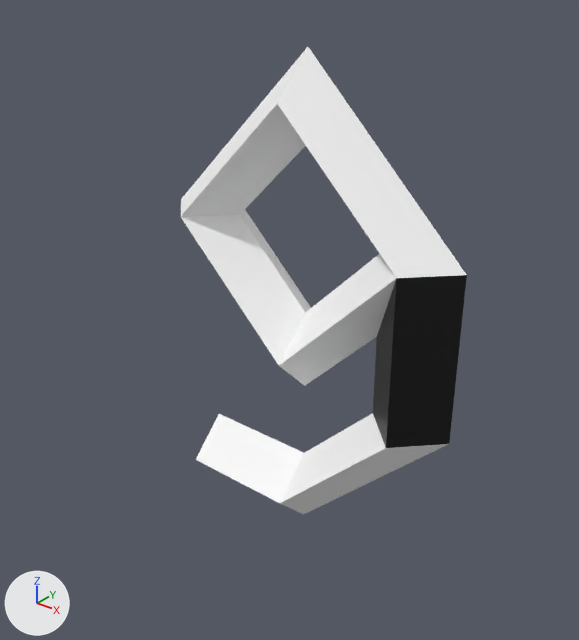
Two versions of the COLLADA model assets/models/nine-0.dae, one commit apart.
Before and after are seen from a 50 mm camera at (5.22, -6.82, 4.06) aimed at (-0.12, -0.15, -0.08). Every picture has the same lights, and +X, +Y and +Z are marked at lower left. Where no turn or scale is listed for an object, it has been applied to the vertices.
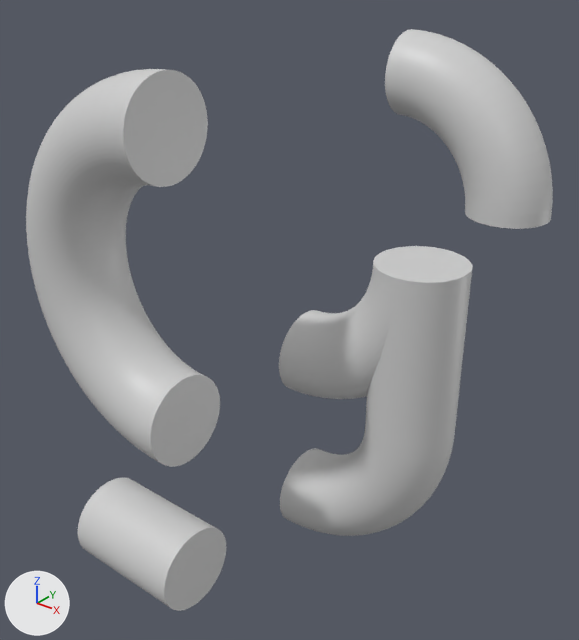
Location of each change, [x1, y1, x2, y2] in pixels of the pictures (579 x 640 px):
'Joint_4_000', reshaped (7% taller): before [279, 254, 467, 448]; after [279, 246, 472, 454]
'Curve_72_000', added: after [26, 69, 208, 270]
'Curve_72_003', added: after [29, 250, 220, 467]
'Curve_72_001', added: after [385, 29, 553, 229]
'Curve_4_001', deleted: before [277, 47, 466, 278]
'Curve_4_002', reshaped: before [280, 413, 448, 514]; after [280, 427, 454, 536]
'Stem_72_000', added: after [78, 477, 226, 611]
'Curve_4_003', deleted: before [181, 210, 311, 365]
'Curve_4_000', deleted: before [180, 48, 307, 217]
'Stem_4_001', deleted: before [196, 414, 304, 503]
part 1 of me_torus_008, built on: before [279, 278, 397, 447]; after [279, 246, 472, 454]
part 2 of me_torus_011, added: after [26, 29, 553, 536]

Edits to the bpy script that builds the scene:
```text
Add mat_material_001:
    mat_material_001 = principled_material('Material_001')
    mat_material_001.base_color = (0.64, 0.64, 0.64)  # light grey #d1d1d1
    mat_material_001.roughness = 0.44
Change me_torus_008:
    used by ob_joint_4_000; location = (1.0, 0.0, 0.0)
    remove me_torus_008.from_pydata(...)  # 13 vertices, 22 faces; spans x -1.0..1.0, y -0.5..0.5, z -1.0..1.0
    remove me_torus_008.materials.append(mat_material_000)
    add me_torus_008.from_pydata(...)  # 1203 vertices, 2401 faces; spans x -1.0..1.0, y -0.5..0.5, z -1.0..1.0
    me_torus_008 part 1: 1 vertex removed from x 0.0, y 0.0, z 0.0; 1191 vertices added at x -1.0..1.0, y -0.5..0.5, z -1.0..1.0
    add me_torus_008.materials.append(mat_material_001)  # light grey #d1d1d1
Change me_torus_011:
    used by ob_curve_4_002; location = (1.0, 0.0, -2.0); rotation_euler = (-1.571, 0.0, -3.142), in degrees (-90, 0, -180)
    remove me_torus_011.from_pydata(...)  # 8 vertices, 12 faces; spans x -1.0..1.0, y -1.0..1.0, z -0.5..0.5
    remove me_torus_011.materials.append(mat_material_000)
    add me_torus_011.from_pydata(...)  # 1368 vertices, 2732 faces; spans x -1.0..1.0, y -1.0..1.0, z -0.5..0.5
    me_torus_011 part 2: 1360 vertices added at x -1.0..1.0, y -1.0..1.0, z -0.5..0.5
    add me_torus_011.materials.append(mat_material_001)  # light grey #d1d1d1
Add me_cylinder_022:
    me_cylinder_022.from_pydata(...)  # 144 vertices, 284 faces; spans x -0.75..0.75, y -0.5..0.5, z -0.5..0.5
    me_cylinder_022.materials.append(mat_material_001)  # light grey #d1d1d1
Remove ob_stem_4_001:
    ob_stem_4_001 = bpy.data.objects.new('Stem_4_001', me_cylinder_018)
    ob_stem_4_001.location = (-0.75, 0.0, -2.5)
Remove ob_curve_4_000:
    ob_curve_4_000 = bpy.data.objects.new('Curve_4_000', me_torus_011)
    ob_curve_4_000.location = (-1.0, 0.0, 2.0)
    ob_curve_4_000.rotation_euler = (1.571, 0.0, 0.0000191)  # degrees (90, 0, 0)
Remove ob_curve_4_001:
    ob_curve_4_001 = bpy.data.objects.new('Curve_4_001', me_torus_011)
    ob_curve_4_001.location = (1.0, 0.0, 2.0)
    ob_curve_4_001.rotation_euler = (0.000145, 1.571, -1.571)  # degrees (0, 90, -90)
Remove ob_curve_4_003:
    ob_curve_4_003 = bpy.data.objects.new('Curve_4_003', me_torus_011)
    ob_curve_4_003.location = (-1.0, 0.0, 0.0)
    ob_curve_4_003.rotation_euler = (-0.000533, -1.571, 1.571)  # degrees (0, -90, 90)
Add ob_curve_72_000:
    ob_curve_72_000 = bpy.data.objects.new('Curve_72_000', me_torus_011)
    ob_curve_72_000.location = (-1.0, -2.0, 2.0)
    ob_curve_72_000.rotation_euler = (1.571, 0.0, 0.0)  # degrees (90, 0, 0)
Add ob_curve_72_001:
    ob_curve_72_001 = bpy.data.objects.new('Curve_72_001', me_torus_011)
    ob_curve_72_001.location = (1.0, 2.0, 2.0)
    ob_curve_72_001.rotation_euler = (1.571, 1.571, 0.0)  # degrees (90, 90, 0)
Add ob_curve_72_003:
    ob_curve_72_003 = bpy.data.objects.new('Curve_72_003', me_torus_011)
    ob_curve_72_003.location = (-1.0, -2.0, 0.0)
    ob_curve_72_003.rotation_euler = (1.571, -1.571, 0.0)  # degrees (90, -90, 0)
Add ob_stem_72_000:
    ob_stem_72_000 = bpy.data.objects.new('Stem_72_000', me_cylinder_022)
    ob_stem_72_000.location = (-0.75, -2.0, -2.5)
```
